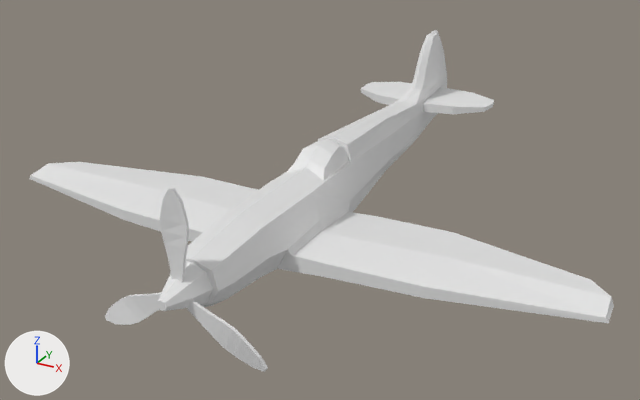
The Blender file S4UVMapping.blend: old version first, new version second.
The view is the same before and after, from a 50 mm camera at (2.17, -4.29, 1.9) aimed at (-0.04, -0.28, -0.1). Lighting does not change. The marker at lower left points along +X, +Y and +Z.
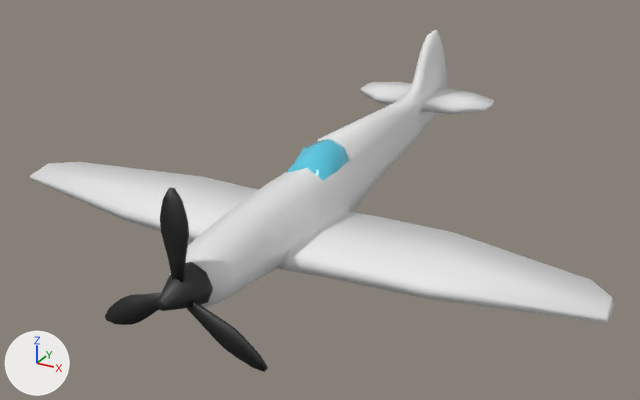
Where the change shows, as pixel boxes [x1, y1, x2, y2] in the pictures (640 x 400 px):
'Plane', recoloured, shading changed
    both: [160, 187, 189, 282]
'Plane.001', recoloured, shading changed
    both: [187, 301, 268, 372]
'Cylinder', recoloured
    both: [157, 262, 213, 311]
'Cube.002', recoloured (white to cyan)
    both: [286, 139, 349, 181]
'Plane.002', recoloured, shading changed
    both: [105, 292, 162, 325]
part 1 of me_cube_001, shading changed
    both: [29, 30, 614, 323]
part 2 of me_plane, shading changed
    both: [105, 187, 268, 372]

The change in detail:
Material 'Cockpit' (mat_cockpit) is new.
Its base color is (0.102, 0.611, 0.8) (cyan #5acde7).
Its roughness is 0.0909.
Material 'Steel' (mat_steel) is new.
Its base color is (0.0741, 0.0741, 0.0741) (dark grey #4d4d4d).
Its metallic is 1.0.
Its roughness is 0.564.
me_cube_001 has 230 vertices, 228 faces and spans x -1.68..1.68, y -1.09..1.89, z -0.21..0.59.
me_cube_001 is used by ob_cube_001; location (0.0, -0.433, -0.029).
me_cube_001 part 1: all faces are now shaded smooth (228 of 228 changed).
me_cylinder has 32 vertices, 26 faces and spans x -1.18..1.18, y -1.2..1.16, z -1.02..1.59.
me_cylinder now uses material mat_steel (dark grey #4d4d4d).
me_plane has 16 vertices, 7 faces and spans x -0.067..0.062, y -0.063..0.389, z -0.009..0.009.
me_plane is used by ob_plane; location (0.005, -1.626, 0.089); rotation (1.571, 0.0, 0.0), in degrees (90, 0, 0).
me_plane part 2: all faces are now shaded smooth (7 of 7 changed).
me_plane now uses material mat_steel (dark grey #4d4d4d).
me_cube_002 has 22 vertices, 16 faces and spans x 0.0..0.116, y -0.212..0.139, z -0.059..0.09.
me_cube_002 now uses material mat_cockpit (cyan #5acde7).
